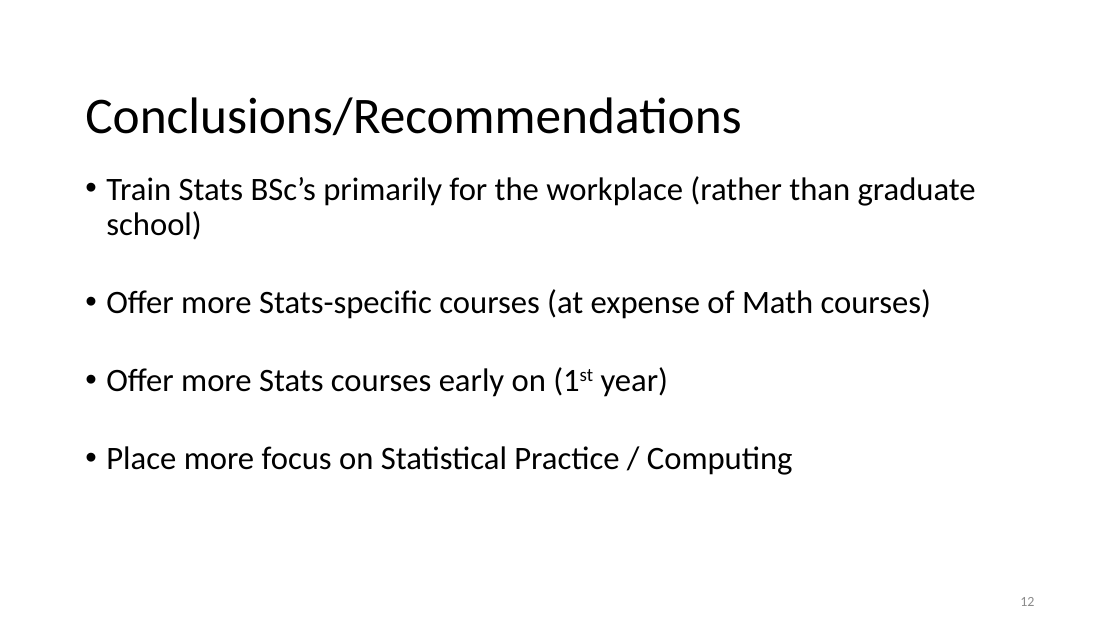
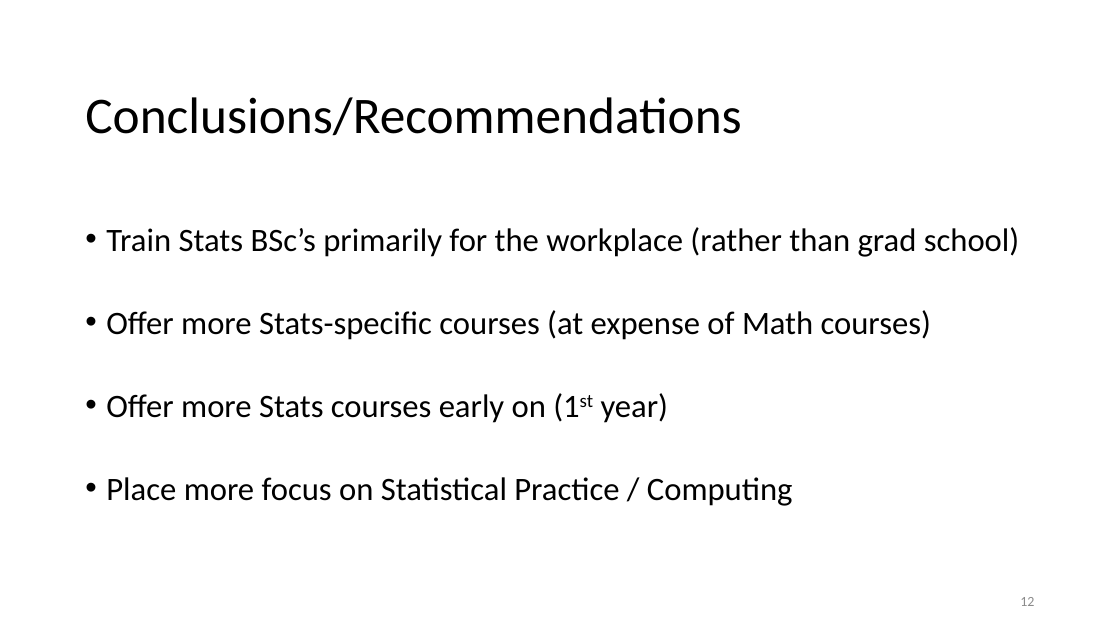
Before and after one commit to damouras/SoSC, a slide deck: slide 12 of Status fo Statistics Curricula.pptx. Drawn at 1120x630 pixels with LibreOffice and Linux fonts; fonts in the diff are those of the drawing. Boxes give left, top, right and bottom in pixels: in the first picture for what was removed or moved away, otherwise in the second. Text is boxed around its words. In the diff, an @@ line names an element or a change of style, - is before the commit and + after.

```diff
--- a/Status fo Statistics Curricula.pptx
+++ b/Status fo Statistics Curricula.pptx
@@ text at (x1=106, y1=227, x2=1019, y2=257): text changed @@
-• Train Stats BSc’s primarily for the workplace (rather than graduate school)
+• Train Stats BSc’s primarily for the workplace (rather than grad school)
```
Also in this commit, not shown: 4 other slides changed, 2 other files.
